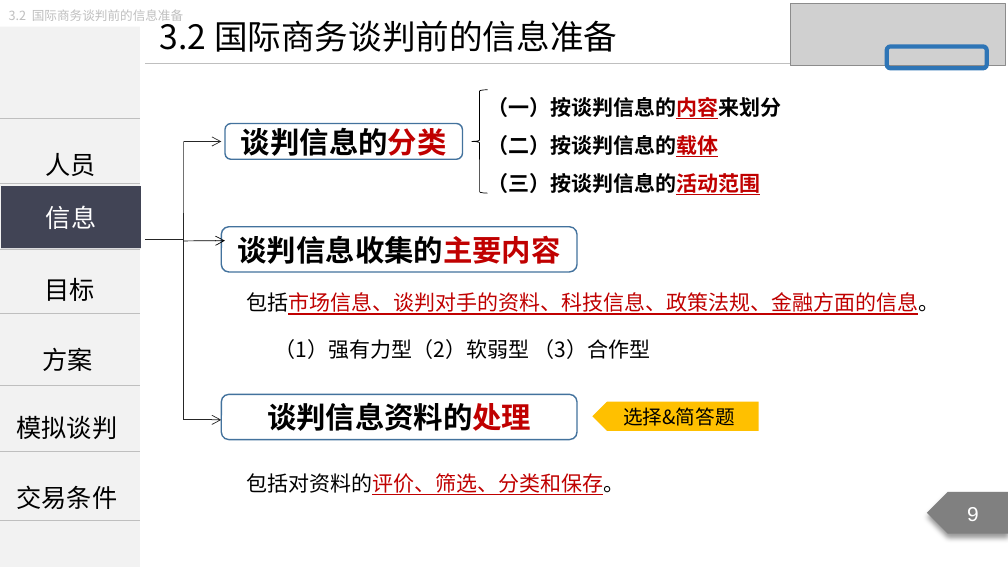
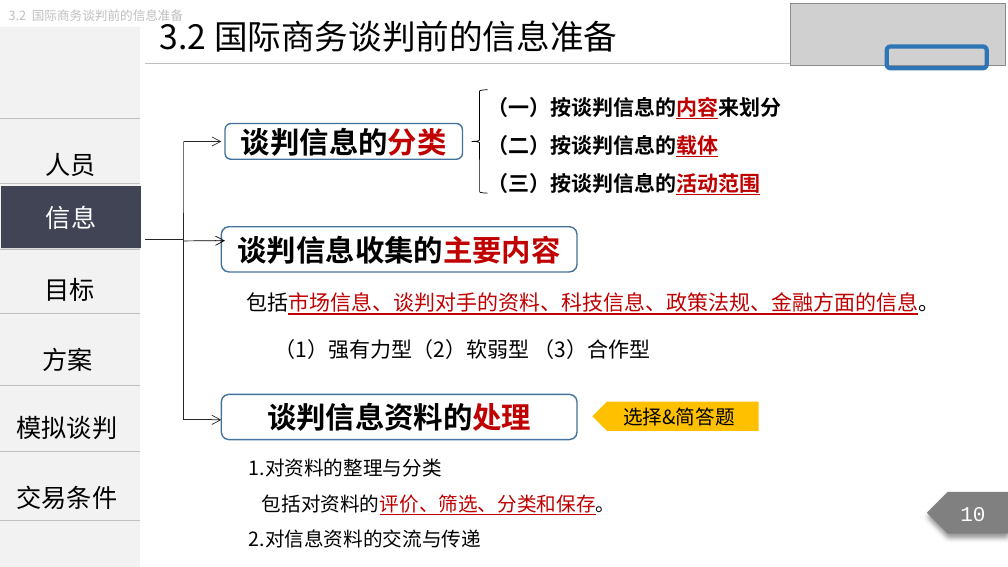
Before and after one commit to Call-me-zhy/tangtang, a slide deck: slide 10 of 3 国际商务谈判/课件/国际商务谈判精讲9.pptx (slide 9 before the commit). Drawn at 1008x567 pixels with LibreOffice and Linux fonts; fonts in the diff are those of the drawing; grey boxes stand for pictures. Boxes give left, top, right and bottom in pixels: in the first picture for what was removed or moved away, otherwise in the second. Text is boxed around its words. In the diff, an @@ line names an element or a change of style, - is before the commit and + after.

```diff
--- a/3 国际商务谈判/课件/国际商务谈判精讲9.pptx
+++ b/3 国际商务谈判/课件/国际商务谈判精讲9.pptx
@@ text "1.对资料的整理与分类" moved from (x1=246, y1=473, x2=624, y2=495) to (x1=249, y1=458, x2=616, y2=548) @@
@@ text at (x1=249, y1=458, x2=442, y2=477): paragraph added @@
+1.对资料的整理与分类
@@ text at (x1=262, y1=494, x2=616, y2=515): size 15 to 14 pt in "包括对资料的评价、筛选、分类和保存。"; line spacing 1 to 1.5 @@
@@ page number at (x1=960, y1=507, x2=985, y2=521): text changed @@
-9
+10
@@ text at (x1=249, y1=529, x2=481, y2=548): paragraph added @@
+2.对信息资料的交流与传递
```
Also in this commit, not shown: 49 other slides changed, 3 slides added, 1 slide removed, 11 other files.
